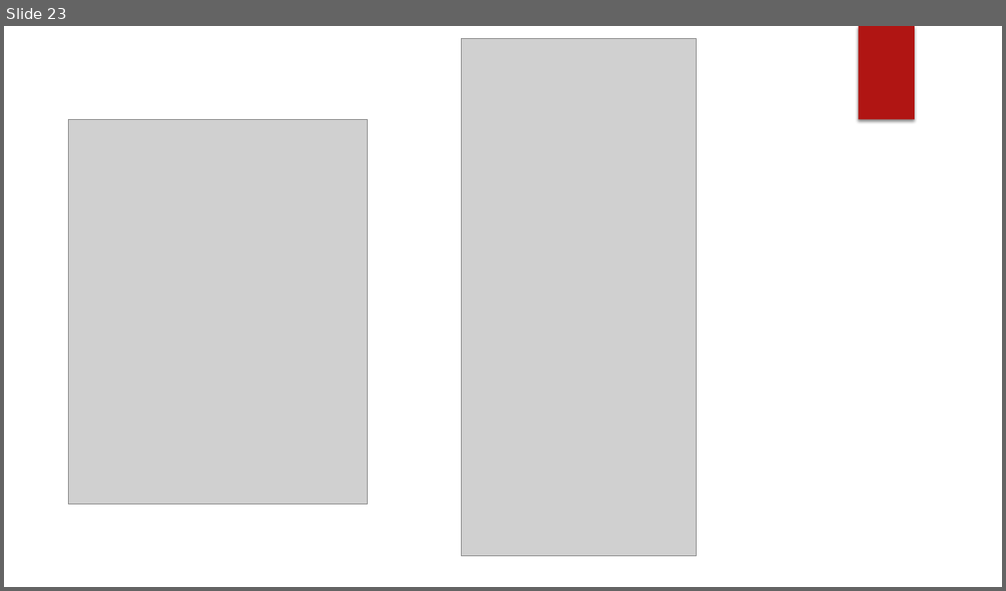
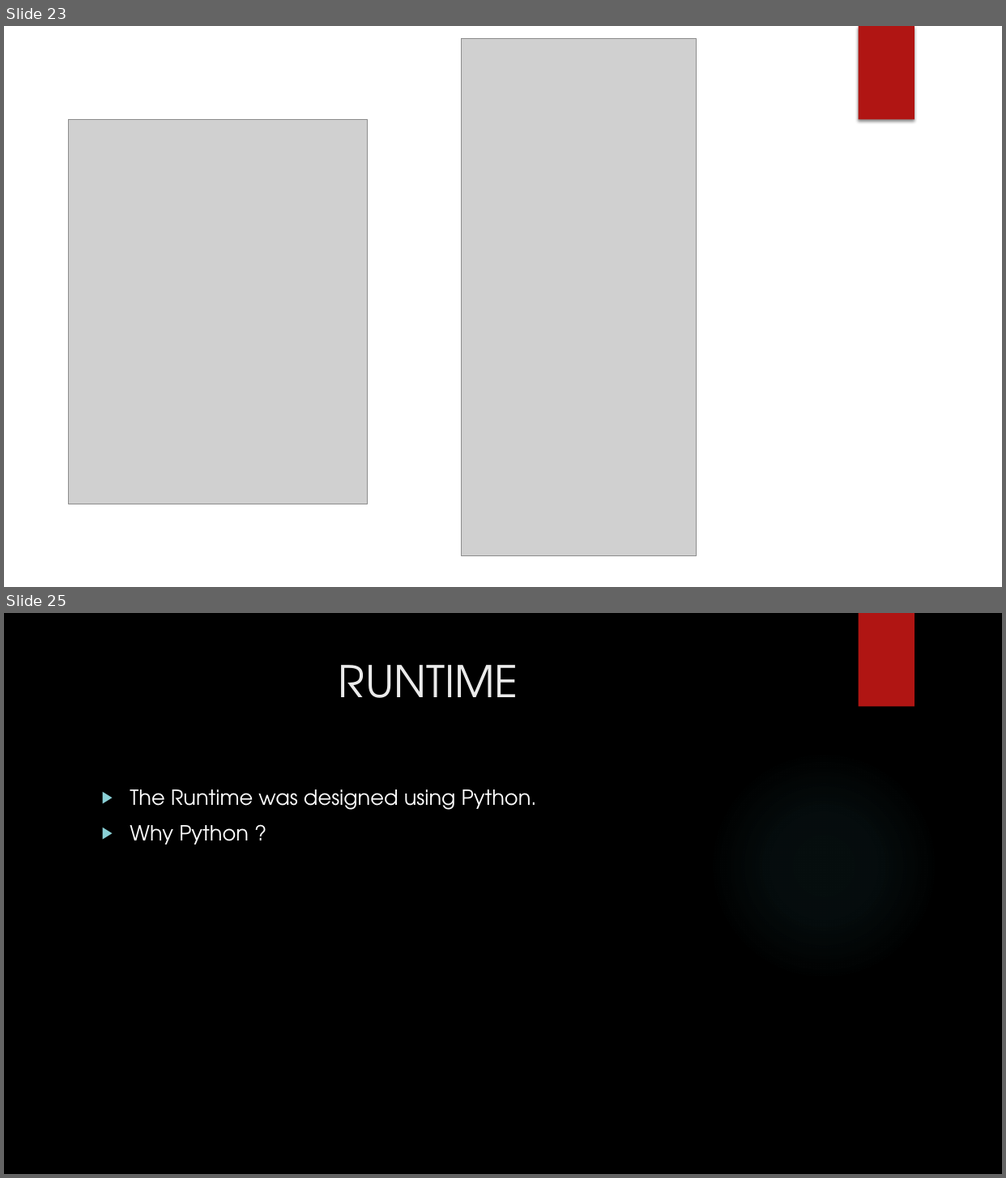
Before and after one commit to AvinashMV/SER502-Spring2018-Team30, a slide deck: doc/Sliceppt.pptx. Shown one above the other, each under a label of ours: slide 23 before the commit, slides 23 and 25 after it; the slides between them are not shown. The pictures are 1006x591 and 1006x1178 pixels, drawn with LibreOffice and Linux fonts; fonts in the diff are those of the drawing; grey boxes stand for pictures; background and template pictures are left out. Boxes give left, top, right and bottom in pixels: in the first picture for what was removed or moved away, otherwise in the second. Text is boxed around its words. In the diff, an @@ line names an element or a change of style, - is before the commit and + after.

```diff
--- a/doc/Sliceppt.pptx
+++ b/doc/Sliceppt.pptx
@@ slide 25 added at [4, 613, 1002, 1174], background picture (left out) @@
@@ rectangle added at [859, 613, 914, 707], fill #B01513 @@
@@ title added at [339, 665, 518, 698], 42 pt, text #EBEBEB @@
+RUNTIME
@@ ellipse added at [709, 750, 939, 981], fill gradient #50B9C1 @@
@@ text added at [130, 790, 537, 845], 20 pt, text #FFFFFF @@
+▶ The Runtime was designed using Python.
+▶ Why Python ?
```
Also in this commit, not shown: 2 slides changed, 4 other slides added.
